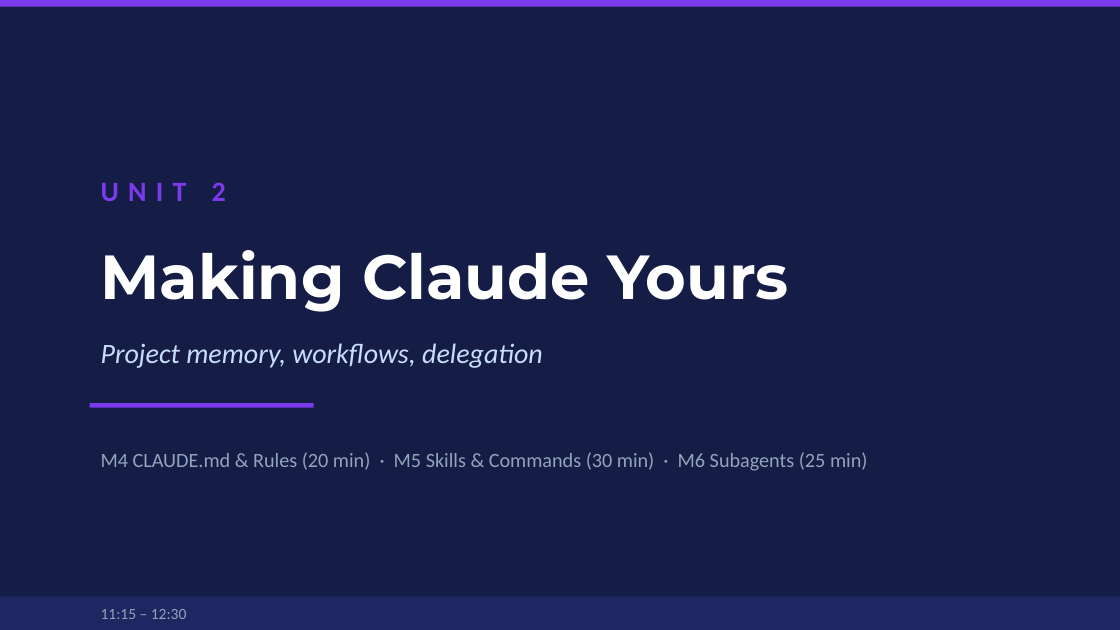
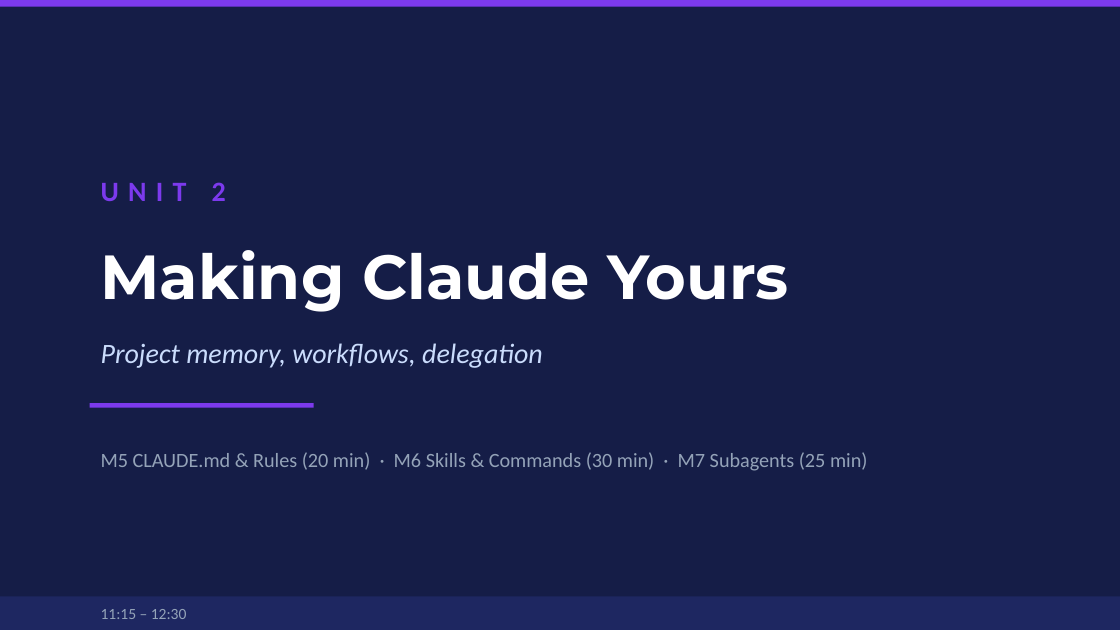
Before and after one commit to clusterreplyDE/claude_workshop, a slide deck: slide 17 of slides/workshop.pptx (slide 16 before the commit). Drawn at 1120x630 pixels with LibreOffice and Linux fonts; fonts in the diff are those of the drawing. Boxes give left, top, right and bottom in pixels: in the first picture for what was removed or moved away, otherwise in the second. Text is boxed around its words. In the diff, an @@ line names an element or a change of style, - is before the commit and + after.

```diff
--- a/slides/workshop.pptx
+++ b/slides/workshop.pptx
@@ text at (101,452,867,471): text changed @@
-M4 CLAUDE.md & Rules (20 min) · M5 Skills & Commands (30 min) · M6 Subagents (25 min)
+M5 CLAUDE.md & Rules (20 min) · M6 Skills & Commands (30 min) · M7 Subagents (25 min)
```
Also in this commit, not shown: 31 other slides changed, 4 slides added, 3 slides removed, 27 other files.
